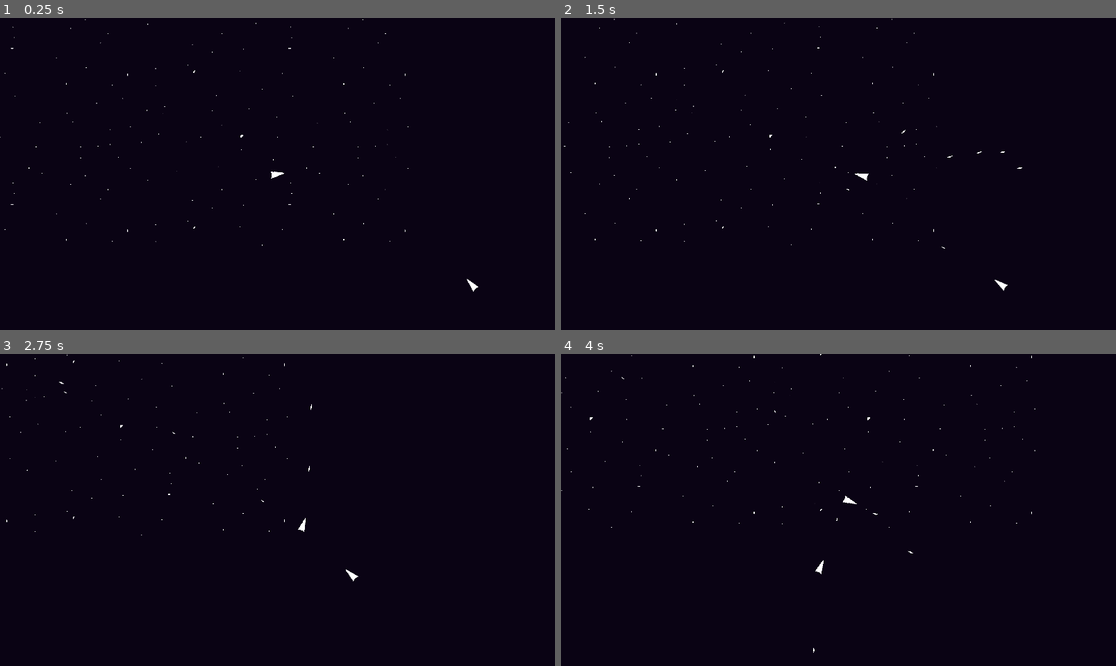
Above: before the commit, frames 1-4 (two rows, left to right).
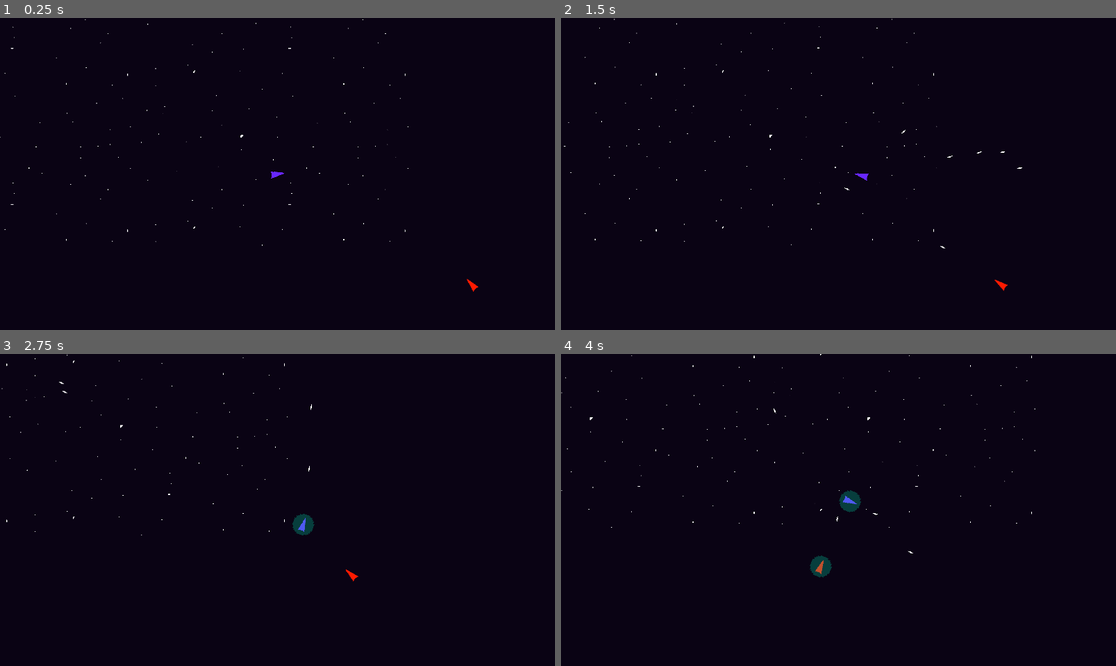
Above: after the commit, the same moments.

Repository: BloopHD/IntoTheVoid
Game: Godot game, scene res://scenes/world/world.tscn
Same seed, same stepped clock (60 frames per second), same inputs: the game is played once before the commit and once after it.
Inputs (mouse positions are in pixels of both pictures, inside the frame that each line leads up to):
- Up to frame 1 (0.25 s): no input
- Up to frame 2 (1.5 s): move the mouse to (960, 158) at 0.52 s; press the mouse at (960, 158) at 0.53 s; hold D (move_right) 0.53-1.28 s; move the mouse to (727, 189) at 1.27 s; release the mouse at (727, 189) at 1.28 s; hold S (move_down) from 1.28 s (still down); right-click (727, 189) at 1.35 s
- Up to frame 3 (2.75 s): move the mouse to (333, 441) at 2.02 s; release S (move_down) at 2.03 s; press the mouse at (333, 441) at 2.03 s; hold D (move_right) from 2.03 s (still down)
- Up to frame 4 (4 s): move the mouse to (810, 572) at 2.77 s; release D (move_right) at 2.78 s; release the mouse at (810, 572) at 2.78 s; hold W (move_up) 2.78-3.53 s; right-click (810, 572) at 2.85 s; click (810, 572) at 2.92 s; move the mouse to (1005, 556) at 3.52 s; press the mouse at (1005, 556) at 3.53 s; hold A (move_left) from 3.53 s (still down)

The runs differ from the first frame. In frame 1, less than 0.1% of the frame differs, in the area x 48-87%, y 49-88%; in frame 2, less than 0.1%; in frame 3, 0.2%; in frame 4, 0.4%, in the area x 10-55%, y 7-96%.

Commit message:
Created a Shield scene.
Created a Shield scene that blocks damage until it's power is 0. Designed so it can easily be added into other scenes.

Diff:
--- /dev/null
+++ b/player_shield.tscn
@@ -0,0 +1,15 @@
+[gd_scene load_steps=3 format=3 uid="uid://bpl26nj1qff7b"]
+
+[ext_resource type="Texture2D" uid="uid://cu77sogu42dqr" path="res://sprites/SimpleAsteroidSmall.png" id="1_50aaw"]
+
+[sub_resource type="CircleShape2D" id="CircleShape2D_nl2ya"]
+radius = 8.0
+
+[node name="PlayerShield" type="Area2D"]
+
+[node name="Sprite2D" type="Sprite2D" parent="."]
+modulate = Color(0, 1, 0.8, 0.333333)
+texture = ExtResource("1_50aaw")
+
+[node name="CollisionShape2D" type="CollisionShape2D" parent="."]
+shape = SubResource("CircleShape2D_nl2ya")
--- a/project.godot
+++ b/project.godot
@@ -90,6 +90,8 @@
 2d_physics/layer_4="enemy projectile"
 2d_physics/layer_5="player_spawn_area"
 2d_physics/layer_6="enemy"
+2d_physics/layer_7="player shield"
+2d_physics/layer_8="enemy shield"
 
 [rendering]
 
--- a/scenes/enemies/enemy_chase_state.gd
+++ b/scenes/enemies/enemy_chase_state.gd
@@ -10,8 +10,8 @@
 	pass
 
 func _physics_process(delta) -> void:
-	actor.enemy_rotation(actor.player.position)
-	actor.move(delta)
+	# actor.enemy_rotation(actor.player.position)
+	actor.enemy_move_direction(delta, actor.player.position)
 
 func _enter_state() -> void:
 	set_physics_process(true)
--- a/scenes/enemies/simple_enemy.gd
+++ b/scenes/enemies/simple_enemy.gd
@@ -4,8 +4,8 @@
 signal laser_shot(laser)
 
 @export var max_speed: int = 750
-@export var acceleration: int = 500
-@export var friction: int = 100
+@export var acceleration: int = 70
+@export var friction: int = 50
 @export var rotation_speed: float = 0.1
 
 @export var health: int = 100
@@ -25,10 +25,12 @@
 var laser_scene: PackedScene = preload("res://scenes/laser/enemy_laser.tscn")
 
 const NINETY_DEGREES_RAD: float = 1.5708
+const ONE_HUNDRED: int = 100
 
 var player: Node2D = null
 var move_towards: Vector2 = Vector2.ZERO
-var look_dir: Vector2
+var move_direction: Vector2
+var look_direction: Vector2
 
 var engaged_thrusters: bool = false
 var can_shoot: bool = true
@@ -44,27 +46,35 @@
 
 func move(delta: float):
 
-	if current_state != enemy_chase_state:
-		if curr_speed > (friction * delta):
-			velocity -= velocity.normalized() * (friction * delta)
+	if current_state == enemy_chase_state:
+		velocity = lerp(velocity, look_direction * max_speed, delta * acceleration / ONE_HUNDRED)
 
-		else:
-			velocity = Vector2.ZERO
+	elif curr_speed > (friction * delta):
+		velocity = lerp(velocity, look_direction * max_speed, delta * friction / ONE_HUNDRED)
 
 	else:
-		var thrust_power: float = acceleration * delta
-		var thrust_velocity: Vector2 = thrust_power * look_dir
+		velocity = Vector2.ZERO
 
-		velocity += thrust_velocity
-		velocity = velocity.limit_length(max_speed)
+	move_and_slide()
+
+
+func enemy_move_direction(delta: float, moveTowards: Vector2):
+
+
+
+	move_direction = (moveTowards - position).normalized()
+
+	velocity = lerp(velocity, move_direction * max_speed, delta * acceleration / ONE_HUNDRED)
 
 	move_and_slide()
 
 
 func enemy_rotation(moveTowards: Vector2, rotation_multi: float = 1.0):
 
-	look_dir = (moveTowards - position).normalized()
-	var angle: float = look_dir.angle() + NINETY_DEGREES_RAD
+	look_direction = (moveTowards - position).normalized()
+
+	var angle: float = look_direction.angle() + NINETY_DEGREES_RAD
+
 	rotation_degrees = rad_to_deg(lerp_angle(global_rotation, angle, rotation_speed * rotation_multi))
 
 
--- a/scenes/enemies/simple_enemy.tscn
+++ b/scenes/enemies/simple_enemy.tscn
@@ -1,7 +1,8 @@
-[gd_scene load_steps=14 format=3 uid="uid://bdd130r3cnp88"]
+[gd_scene load_steps=15 format=3 uid="uid://bdd130r3cnp88"]
 
 [ext_resource type="Script" path="res://scenes/enemies/simple_enemy.gd" id="1_h22hu"]
 [ext_resource type="Texture2D" uid="uid://b2ewnmaaqi1gy" path="res://sprites/SimpleShip.png" id="2_6f36q"]
+[ext_resource type="PackedScene" uid="uid://4tpapswc0bbh" path="res://shield.tscn" id="3_qwefe"]
 [ext_resource type="Script" path="res://scenes/state_machine/finite_state_machine.gd" id="3_wtaja"]
 [ext_resource type="Script" path="res://scenes/enemies/enemy_wander_state.gd" id="4_db3q0"]
 [ext_resource type="Script" path="res://scenes/enemies/enemy_chase_state.gd" id="5_ahrbe"]
@@ -27,12 +28,12 @@
 
 [node name="Simple_Enemy" type="CharacterBody2D" node_paths=PackedStringArray("muzzle") groups=["enemy"]]
 collision_layer = 32
-collision_mask = 7
+collision_mask = 6
 script = ExtResource("1_h22hu")
-friction = 500
 muzzle = NodePath("Marker2D")
 
 [node name="Sprite2D" type="Sprite2D" parent="."]
+modulate = Color(0.987329, 0.102765, 0, 1)
 scale = Vector2(2, 2)
 texture = ExtResource("2_6f36q")
 
@@ -42,30 +43,37 @@
 [node name="Marker2D" type="Marker2D" parent="."]
 position = Vector2(0, -20)
 
+[node name="Shield" parent="." groups=["enemy shield"] instance=ExtResource("3_qwefe")]
+scale = Vector2(6, 6)
+collision_layer = 128
+collision_mask = 4
+
 [node name="ShootingTimer" type="Timer" parent="."]
 wait_time = 0.5
 one_shot = true
 
 [node name="Aware_Detection_Area" type="Area2D" parent="."]
+collision_layer = 0
 
 [node name="CollisionShape2D" type="CollisionShape2D" parent="Aware_Detection_Area"]
 shape = SubResource("CircleShape2D_ow8ix")
 
 [node name="Chase_Detection_Area" type="Area2D" parent="."]
 collision_layer = 0
-collision_mask = 33
 
 [node name="CollisionShape2D" type="CollisionShape2D" parent="Chase_Detection_Area"]
 shape = SubResource("CircleShape2D_21b31")
 
 [node name="Retreat_Detection_Area" type="Area2D" parent="."]
-visible = false
+collision_layer = 0
 
 [node name="CollisionShape2D" type="CollisionShape2D" parent="Retreat_Detection_Area"]
+visible = false
 shape = SubResource("CircleShape2D_celd3")
 debug_color = Color(0.810603, 0.683102, 0.104256, 0.42)
 
 [node name="Attack_Detection_Area" type="Area2D" parent="."]
+collision_layer = 0
 
 [node name="CollisionShape2D" type="CollisionShape2D" parent="Attack_Detection_Area"]
 shape = SubResource("CircleShape2D_vu1h3")
--- a/scenes/laser/enemy_laser.gd
+++ b/scenes/laser/enemy_laser.gd
@@ -23,3 +23,11 @@
 	if body.is_in_group("player"):
 		body.health -= damage
 		body.check_health()
+		queue_free()
+
+
+func _on_area_entered(area:Area2D) -> void:
+
+	if area.is_in_group("player shield"):
+		area.damage_shield(damage)
+		queue_free()
--- a/scenes/laser/enemy_laser.tscn
+++ b/scenes/laser/enemy_laser.tscn
@@ -4,20 +4,22 @@
 [ext_resource type="Texture2D" uid="uid://gkts3d4pbnf8" path="res://sprites/SimpleLaser.png" id="2_kef1o"]
 
 [sub_resource type="CapsuleShape2D" id="CapsuleShape2D_lalhh"]
-radius = 2.0
-height = 16.0
+radius = 3.0
+height = 24.0
 
 [node name="EnemyLaser" type="Area2D"]
 collision_layer = 8
+collision_mask = 65
 script = ExtResource("1_hawsb")
 
 [node name="Sprite2D" type="Sprite2D" parent="."]
-position = Vector2(0, -8)
-scale = Vector2(2, 2)
+position = Vector2(0, -12)
+scale = Vector2(3, 3)
 texture = ExtResource("2_kef1o")
 
 [node name="CollisionShape2D" type="CollisionShape2D" parent="."]
-position = Vector2(0, -8)
+position = Vector2(0, -12)
 shape = SubResource("CapsuleShape2D_lalhh")
 
+[connection signal="area_entered" from="." to="." method="_on_area_entered"]
 [connection signal="body_entered" from="." to="." method="_on_body_entered"]
--- a/scenes/laser/laser.gd
+++ b/scenes/laser/laser.gd
@@ -35,3 +35,11 @@
 	if body.is_in_group("enemy"):
 		body.health -= damage
 		body.check_health()
+		queue_free()
+
+
+func _on_area_entered(area:Area2D) -> void:
+
+	if area.is_in_group("enemy shield"):
+		area.damage_shield(damage)
+		queue_free()
--- a/scenes/laser/laser.tscn
+++ b/scenes/laser/laser.tscn
@@ -9,8 +9,9 @@
 
 [node name="Laser" type="Area2D"]
 collision_layer = 4
-collision_mask = 34
+collision_mask = 162
 script = ExtResource("1_m418u")
+damage = 10.0
 
 [node name="Sprite2D" type="Sprite2D" parent="."]
 position = Vector2(0, -12)
@@ -29,4 +30,5 @@
 position = Vector2(0, -12)
 polygon = PackedVector2Array(5, -25, 15, -20, 20, -10, 20, 10, 15, 20, 5, 25, -5, 25, -15, 20, -20, 10, -20, -10, -15, -20, -5, -25)
 
+[connection signal="area_entered" from="." to="." method="_on_area_entered"]
 [connection signal="body_entered" from="." to="." method="_on_body_entered"]
--- a/scenes/player/player.tscn
+++ b/scenes/player/player.tscn
@@ -1,15 +1,17 @@
-[gd_scene load_steps=5 format=3 uid="uid://dgy3rqxws2l4w"]
+[gd_scene load_steps=6 format=3 uid="uid://dgy3rqxws2l4w"]
 
 [ext_resource type="Texture2D" uid="uid://b2ewnmaaqi1gy" path="res://sprites/SimpleShip.png" id="1_gvkbj"]
 [ext_resource type="Script" path="res://scenes/player/player.gd" id="1_pf1yp"]
 [ext_resource type="PackedScene" uid="uid://dmtjjxxfv4b6f" path="res://scenes/crosshairs/crosshair.tscn" id="3_7ao8m"]
+[ext_resource type="PackedScene" uid="uid://4tpapswc0bbh" path="res://shield.tscn" id="4_xtpps"]
 
 [sub_resource type="CapsuleShape2D" id="CapsuleShape2D_2v2iu"]
 radius = 14.0
 height = 58.0
 
 [node name="Player" type="CharacterBody2D" groups=["player"]]
-collision_mask = 42
+z_index = 10
+collision_mask = 10
 motion_mode = 1
 script = ExtResource("1_pf1yp")
 
@@ -17,6 +19,7 @@
 shape = SubResource("CapsuleShape2D_2v2iu")
 
 [node name="Sprite2D" type="Sprite2D" parent="."]
+modulate = Color(0.403922, 0.152941, 1, 1)
 texture_filter = 1
 scale = Vector2(2, 2)
 texture = ExtResource("1_gvkbj")
@@ -34,4 +37,9 @@
 [node name="LaserMarker" type="Marker2D" parent="LaserMarkers"]
 position = Vector2(0, -40)
 
+[node name="Shield" parent="." groups=["player shield"] instance=ExtResource("4_xtpps")]
+scale = Vector2(6, 6)
+collision_layer = 64
+collision_mask = 40
+
 [connection signal="timeout" from="LaserTimer" to="." method="_on_timer_timeout"]
--- a/scenes/state_machine/finite_state_machine.gd
+++ b/scenes/state_machine/finite_state_machine.gd
@@ -15,4 +15,4 @@
 	new_state._enter_state()
 	state = new_state
 
-	print(new_state)
+	#print(new_state)
--- a/scenes/world/world.tscn
+++ b/scenes/world/world.tscn
@@ -15,6 +15,7 @@
 
 [node name="Camera2D" type="Camera2D" parent="Player"]
 zoom = Vector2(0.75, 0.75)
+limit_smoothed = true
 position_smoothing_enabled = true
 position_smoothing_speed = 3.0
 
@@ -24,9 +25,10 @@
 
 [node name="SimpleEnemy" parent="." node_paths=PackedStringArray("player_test") instance=ExtResource("5_i4gcu")]
 position = Vector2(1535, 889)
-friction = 100
+acceleration = 50
+friction = 10
 player_test = NodePath("../Player")
 
+[connection signal="laser_shot" from="Player" to="." method="laser_shot"]
 [connection signal="laser_shot" from="Player" to="." method="_on_player_laser_shot"]
-[connection signal="laser_shot" from="Player" to="." method="laser_shot"]
 [connection signal="laser_shot" from="SimpleEnemy" to="." method="laser_shot"]
--- /dev/null
+++ b/shield.gd
@@ -0,0 +1,52 @@
+extends Area2D
+
+@export var shield_health: float = 100.0
+@export var shield_sprite: Sprite2D
+
+var shield_color = Color8(0, 255, 195, 60)
+var shield_fully_transparent = Color8(0, 255, 195, 0)
+
+var fade_in: bool = false
+var fully_visible: bool = false
+var start_fade: bool = false
+
+func _physics_process(_delta: float) -> void:
+
+	if fade_in && !fully_visible:
+		shield_fade_in()
+
+	elif !fade_in:
+		fully_visible = false
+		shield_fade_out()
+
+
+func damage_shield(damage: float) -> void:
+
+	shield_health -= damage
+	fade_in = true
+
+	$FadeTimer.start()
+
+	print("Shield Health: ", shield_health)
+	if shield_health <= 0:
+		queue_free()
+		print("Shield Destroyed!")
+		return
+
+func shield_fade_in() -> void:
+	print(shield_sprite.modulate.a8)
+
+	if shield_sprite.modulate.a8 < shield_color.a8:
+		shield_sprite.modulate = lerp(shield_sprite.modulate, shield_color, 0.3)
+	else:
+		fully_visible = true
+
+
+
+func shield_fade_out() -> void:
+	shield_sprite.modulate = lerp(shield_sprite.modulate, shield_fully_transparent, 0.005)
+
+
+
+func _on_fade_timer_timeout() -> void:
+	fade_in = false
--- /dev/null
+++ b/shield.tscn
@@ -0,0 +1,24 @@
+[gd_scene load_steps=4 format=3 uid="uid://4tpapswc0bbh"]
+
+[ext_resource type="Script" path="res://shield.gd" id="1_daygc"]
+[ext_resource type="Texture2D" uid="uid://cu77sogu42dqr" path="res://sprites/SimpleAsteroidSmall.png" id="1_v1k4e"]
+
+[sub_resource type="CircleShape2D" id="CircleShape2D_rd0wc"]
+
+[node name="Shield" type="Area2D" node_paths=PackedStringArray("shield_sprite")]
+collision_layer = 0
+collision_mask = 0
+script = ExtResource("1_daygc")
+shield_sprite = NodePath("Sprite2D")
+
+[node name="Sprite2D" type="Sprite2D" parent="."]
+modulate = Color(0, 1, 0.764706, 0)
+texture = ExtResource("1_v1k4e")
+
+[node name="CollisionShape2D" type="CollisionShape2D" parent="."]
+shape = SubResource("CircleShape2D_rd0wc")
+
+[node name="FadeTimer" type="Timer" parent="."]
+wait_time = 2.5
+
+[connection signal="timeout" from="FadeTimer" to="." method="_on_fade_timer_timeout"]
